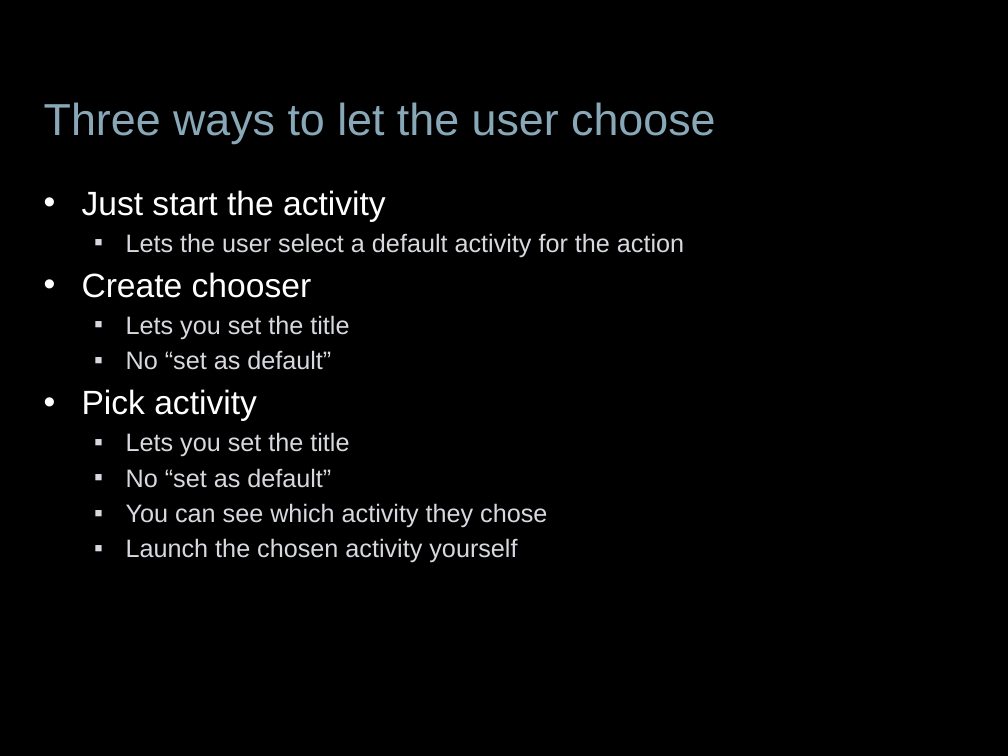
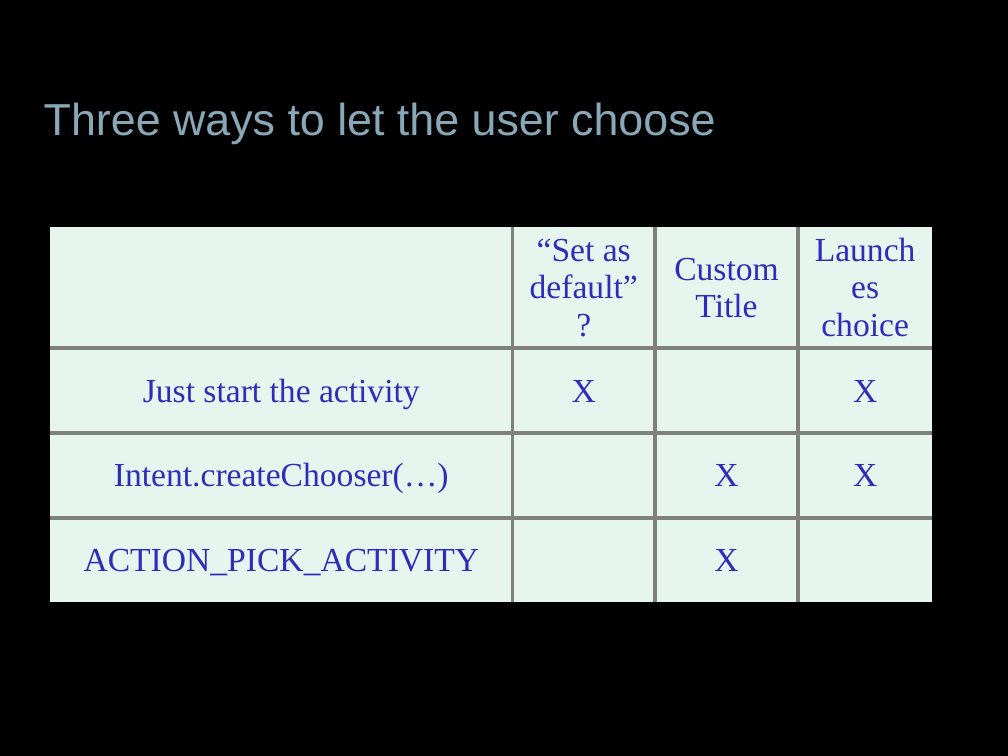
Before and after one commit to jessitron/Tronsmit, a slide deck: slide 26 of presentations/DevTeach-Intents.pptx (slide 18 before the commit). Drawn at 1008x756 pixels with LibreOffice and Linux fonts; fonts in the diff are those of the drawing; background and template pictures are left out. Boxes give left, top, right and bottom in pixels: in the first picture for what was removed or moved away, otherwise in the second. Text is boxed around its words. In the diff, an @@ line names an element or a change of style, - is before the commit and + after.

```diff
--- a/presentations/DevTeach-Intents.pptx
+++ b/presentations/DevTeach-Intents.pptx
@@ text removed at [82, 190, 684, 563] @@
-• Just start the activity
-  ▪ Lets the user select a default activity for the action
-• Create chooser
-  ▪ Lets you set the title
-  ▪ No “set as default”
-• Pick activity
-  ▪ Lets you set the title
-  ▪ No “set as default”
-  ▪ You can see which activity they chose
-  ▪ Launch the chosen activity yourself
@@ table added at [50, 227, 932, 580], 4 rows, 4 columns @@
+ | “Set as default”? | Custom Title | Launches choice
+Just start the activity | X |  | X
+Intent.createChooser(…) |  | X | X
+ACTION_PICK_ACTIVITY |  | X | 
```
Also in this commit, not shown: 12 other slides changed, 13 slides added, 1 slide removed, 3 other files.
